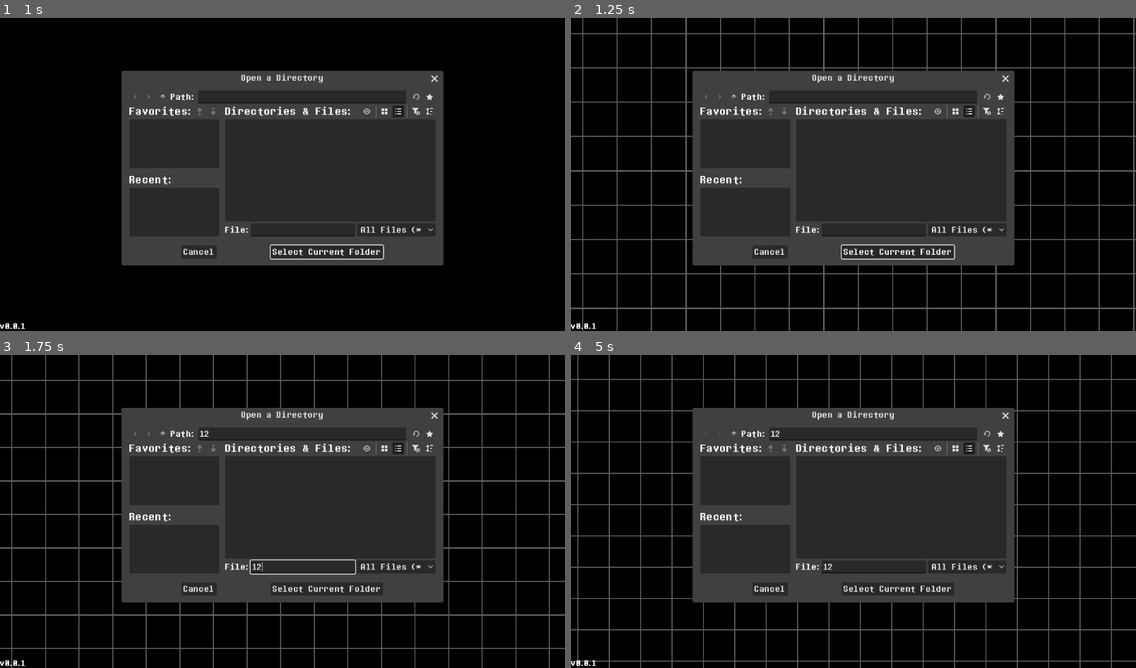
Above: before the commit, frames 1-4 (two rows, left to right).
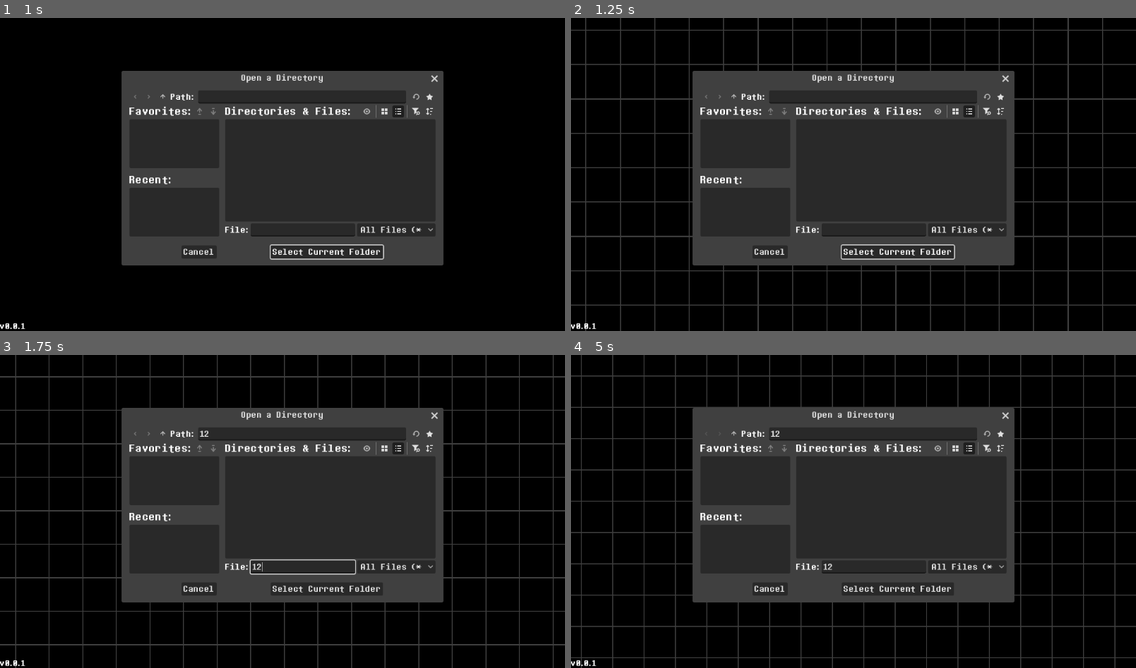
Above: after the commit, the same moments.

Repository: LunarTides/nutdealer
Game: Godot game, scene res://ui/main_menu.tscn
Same seed, same stepped clock (60 frames per second), same inputs: the game is played once before the commit and once after it. The engine's default icon, where the game draws it, is replaced by a stand-in: a white triangle on a blue panel in a dark square. Sound files missing from this copy of the repository are replaced by a short silence.
Inputs (mouse positions are in pixels of both pictures, inside the frame that each line leads up to):
- Up to frame 1 (1 s): click "Play" at 0.5 s
- Up to frame 2 (1.25 s): no input
- Up to frame 3 (1.75 s): click (299, 433) at 1.27 s; type "12" at 1.35 s; click (305, 567) at 1.5 s; type "12" at 1.58 s
- Up to frame 4 (5 s): click "Play" at 2 s; click (717, 433) at 2.75 s; click (717, 433) at 3.5 s; click (734, 433) at 4.25 s

Frame 1 is identical in both runs. In frame 2, 9.6% of the frame differs, in the area x 0-100%, y 0-100%; in frame 3, 8.8%; in frame 4, 9.4%.

Commit message:
Change encounter grid to be more faithful

Diff:
--- a/creator/ui/dark_world_ui.tscn
+++ b/creator/ui/dark_world_ui.tscn
@@ -73,7 +73,7 @@
 script = ExtResource("3_b6efl")
 
 [node name="GridHint" type="TextureRect" parent="." unique_id=736885869]
-modulate = Color(0.38000557, 0.3800056, 0.38000554, 1)
+modulate = Color(0.38039216, 0.38039216, 0.38039216, 0.6431373)
 z_index = -10
 layout_mode = 0
 offset_right = 1152.0
--- a/encounter/encounter_ui.gd
+++ b/encounter/encounter_ui.gd
@@ -2,6 +2,7 @@
 extends Control
 class_name EncounterUI
 
+@export var grid_vector: Vector2 = Vector2(1, -1)
 @export var grid_move_speed: float = 300
 @export var grid_move_repeat_frequency: int = 4
 
@@ -17,11 +18,11 @@
 # Called when the node enters the scene tree for the first time.
 func _ready() -> void:
 	init_grid()
-	set_tp(true)
 
 	if Engine.is_editor_hint():
 		return
 
+	set_tp(true)
 	soul_container.hide()
 
 	Encounter.state_changed.connect(func(old: Encounter.State, new: Encounter.State) -> void:
@@ -45,16 +46,16 @@
 	if not Engine.is_editor_hint():
 		screen_size = Global.screen_size
 
-	grid.size = screen_size + Vector2(64 * 4, 64 * 4)
+	grid.size = screen_size + Vector2(64 * grid_move_repeat_frequency, 64 * grid_move_repeat_frequency)
+	grid.position = Vector2(0, 0)
 	old_grid_position = Vector2.ZERO
 
 func move_grid(delta: float) -> void:
-	var vector: Vector2 = Vector2.UP + Vector2.RIGHT
-	grid.position += vector * grid_move_speed * delta
+	grid.position += grid_vector.normalized() * grid_move_speed * delta
 
 	# Move the grid to give an illusion that it's an infinite plane.
-	if grid.position.x >= 0:
-		grid.position = Vector2(-64 * grid_move_repeat_frequency, 0)
+	if grid.position.x <= -64 * grid_move_repeat_frequency:
+		init_grid()
 
 func set_tp(instant: bool) -> void:
 	if instant:
--- a/encounter/encounter_ui.tscn
+++ b/encounter/encounter_ui.tscn
@@ -38,20 +38,21 @@
 grow_horizontal = 2
 grow_vertical = 2
 script = ExtResource("1_dd44b")
-grid_move_speed = 25.0
+grid_vector = Vector2(-1, -1)
+grid_move_speed = 16.0
 grid = NodePath("Grid")
 camera_2d = NodePath("Camera2D")
 soul_container = NodePath("SoulContainer")
 tp_bar = NodePath("MarginContainer/TPBar")
 
 [node name="Grid" type="TextureRect" parent="." unique_id=1906994448]
-modulate = Color(0.039698455, 0.33625436, 1.92523e-07, 1)
+modulate = Color(0.4627451, 0, 0.4509804, 0.5294118)
 z_index = -10
 layout_mode = 0
-offset_left = -215.16617
-offset_top = -40.83334
-offset_right = 1192.8339
-offset_bottom = 855.1667
+offset_left = -213.46724
+offset_top = -213.46724
+offset_right = 1194.5327
+offset_bottom = 682.5328
 mouse_filter = 2
 texture = ExtResource("1_3ians")
 stretch_mode = 1
@@ -194,7 +195,8 @@
 [node name="TPBar" type="ProgressBar" parent="MarginContainer" unique_id=286813159]
 custom_minimum_size = Vector2(16, 256)
 layout_mode = 2
-theme_override_constants/outline_size = 1
+theme_override_colors/font_outline_color = Color(0, 0, 0, 1)
+theme_override_constants/outline_size = 3
 theme_override_styles/background = SubResource("StyleBoxFlat_r8jri")
 theme_override_styles/fill = SubResource("StyleBoxFlat_6qhs1")
 value = 50.0
--- a/tile/creator/encounter/enemy_customizer.tscn
+++ b/tile/creator/encounter/enemy_customizer.tscn
@@ -20,7 +20,7 @@
 health_input = NodePath("VBoxContainer/HBoxContainer2/HealthInput")
 
 [node name="EncounterGrid" type="TextureRect" parent="." unique_id=1963305938]
-modulate = Color(0.039698455, 0.33625436, 1.92523e-07, 1)
+modulate = Color(0.4627451, 0, 0.4509804, 0.5294118)
 custom_maximum_size = Vector2(512, 384)
 layout_mode = 2
 texture = ExtResource("2_3fh6b")
--- a/tile/creator/encounter/logic.tscn
+++ b/tile/creator/encounter/logic.tscn
@@ -27,7 +27,7 @@
 metadata/_tab_index = 0
 
 [node name="EncounterGrid" type="TextureRect" parent="Properties" unique_id=1672273597]
-modulate = Color(0.039698455, 0.33625436, 1.92523e-07, 1)
+modulate = Color(0.4627451, 0, 0.4509804, 0.5294118)
 custom_maximum_size = Vector2(1024, 768)
 clip_contents = true
 layout_mode = 0
@@ -50,7 +50,7 @@
 metadata/_tab_index = 1
 
 [node name="EncounterGrid" type="TextureRect" parent="Bullet Patterns" unique_id=1569448553]
-modulate = Color(0.039698455, 0.33625436, 1.92523e-07, 1)
+modulate = Color(0.4627451, 0, 0.4509804, 0.5294118)
 custom_maximum_size = Vector2(1024, 768)
 clip_contents = true
 layout_mode = 1
@@ -59,6 +59,8 @@
 anchor_bottom = 1.0
 offset_top = -27.0
 offset_bottom = 28.0
+grow_horizontal = 2
+grow_vertical = 2
 mouse_filter = 2
 texture = ExtResource("1_p28jy")
 stretch_mode = 1
--- a/tile/creator/encounter/main.tscn
+++ b/tile/creator/encounter/main.tscn
@@ -24,7 +24,7 @@
 enemies = NodePath("EnemiesContainer/Enemies")
 
 [node name="EncounterGrid" type="TextureRect" parent="." unique_id=2029133424]
-modulate = Color(0.039698455, 0.33625436, 1.92523e-07, 1)
+modulate = Color(0.4627451, 0, 0.4509804, 0.5294118)
 custom_maximum_size = Vector2(512, 384)
 layout_mode = 2
 texture = ExtResource("1_lc0yh")
--- a/tile/creator/encounter/party_member_customizer.tscn
+++ b/tile/creator/encounter/party_member_customizer.tscn
@@ -19,7 +19,7 @@
 party_member_label = NodePath("VBoxContainer/Info/PartyMemberLabel")
 
 [node name="EncounterGrid" type="TextureRect" parent="." unique_id=1838160810]
-modulate = Color(0.039698455, 0.33625436, 1.92523e-07, 1)
+modulate = Color(0.4627451, 0, 0.4509804, 0.5294118)
 custom_maximum_size = Vector2(512, 384)
 layout_mode = 2
 texture = ExtResource("2_nochj")
--- a/ui/main_menu.tscn
+++ b/ui/main_menu.tscn
@@ -552,13 +552,13 @@
 text = "v0.0.1"
 
 [node name="Grid" type="TextureRect" parent="." unique_id=1500288263]
-modulate = Color(0.38851848, 0.38851848, 0.38851845, 1)
+modulate = Color(0.38039216, 0.38039216, 0.38039216, 0.6431373)
 z_index = -10
 layout_mode = 0
-offset_left = -177.36113
-offset_top = -78.63806
-offset_right = 1230.6389
-offset_bottom = 817.36194
+offset_left = -235.1566
+offset_top = -20.843157
+offset_right = 1172.8434
+offset_bottom = 875.15686
 mouse_filter = 2
 texture = ExtResource("2_fe2o3")
 stretch_mode = 1
